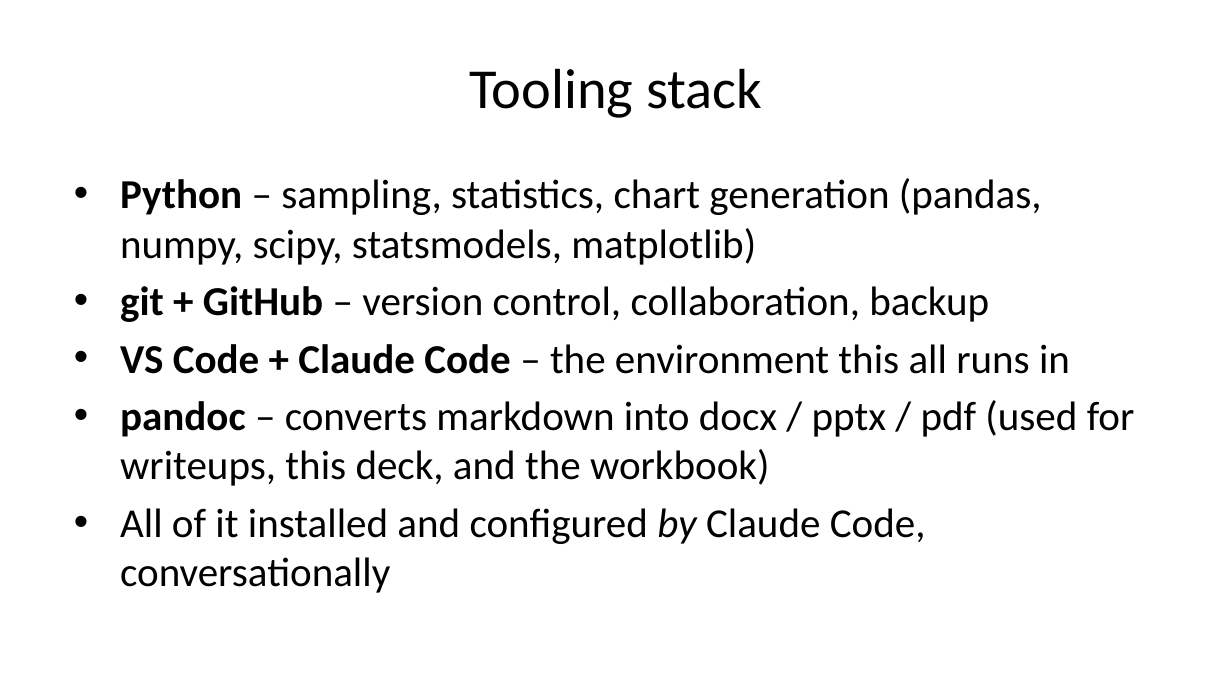
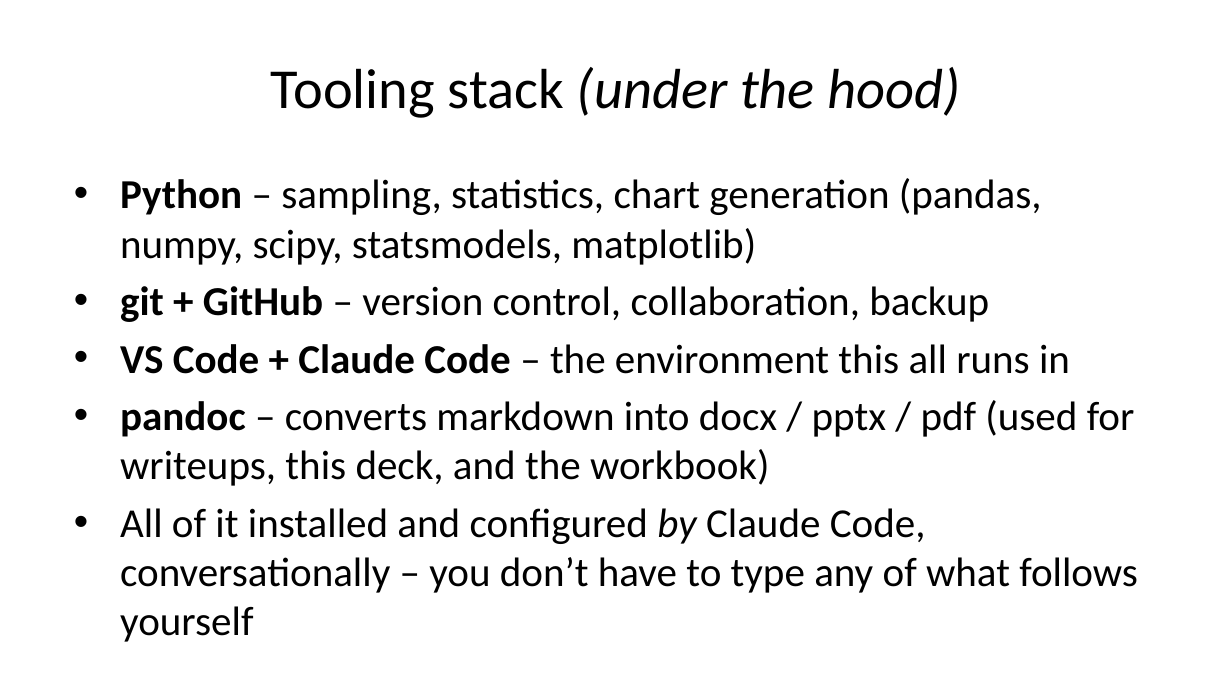
Before and after one commit to prof-stephenshu/behavioral-research-env, a slide deck: slide 7 of presentations/2026-workshop/slides.pptx (slide 5 before the commit). Drawn at 1232x693 pixels with LibreOffice and Linux fonts; fonts in the diff are those of the drawing. Boxes give left, top, right and bottom in pixels: in the first picture for what was removed or moved away, otherwise in the second. Text is boxed around its words. In the diff, an @@ line names an element or a change of style, - is before the commit and + after.

Commit message:
Layer presentation and workbook: mockup-first, shell/Python as opt-in detail
For an audience that may not know VS Code, Claude Code, shell commands,
or Python, add a screenshot-and-prompt layer ahead of the technical
detail in both deliverables.

assets/make_mockups.py generates 5 illustrative VS Code plus Claude Code
chat mockups, clearly captioned as mockups rather than real screenshots:
environment setup, and each of Stages 3, 4, 5, and 7 with a plain-language
prompt and a plausible reply.

slides.md: each critical section now shows the mockup first, i.e. what
you type and what you get back, with existing command and config detail
slides retitled as under the hood and pushed after the mockup rather
than being the only content. Deck grows from 22 to 28 slides.

workbook.md: same pattern. Mockup image at the top of Section 1 and each
Stage 3.1 to 3.4 subsection, with config and field-reference detail
moved under an explicit under the hood subheading. Grows from 15 to
18 pages.

Fixed a pandoc pptx quirk along the way: mixing an image and a bullet
list under one heading caused pandoc to silently split it into a
second, untitled slide. Fixed by moving short takeaways into image
captions and giving longer explanations their own real heading.

```diff
--- a/presentations/2026-workshop/slides.pptx
+++ b/presentations/2026-workshop/slides.pptx
@@ title at bbox=[271, 67, 961, 118]: text changed; italic on @@
-Tooling stack
+Tooling stack (under the hood)
@@ text at bbox=[120, 508, 1138, 642]: text changed @@
-• All of it installed and configured by Claude Code, conversationally
+• All of it installed and configured by Claude Code, conversationally – you don’t have to type any of what follows yourself
```
Also in this commit, not shown: 7 other slides changed, 6 slides added, 9 other files.
